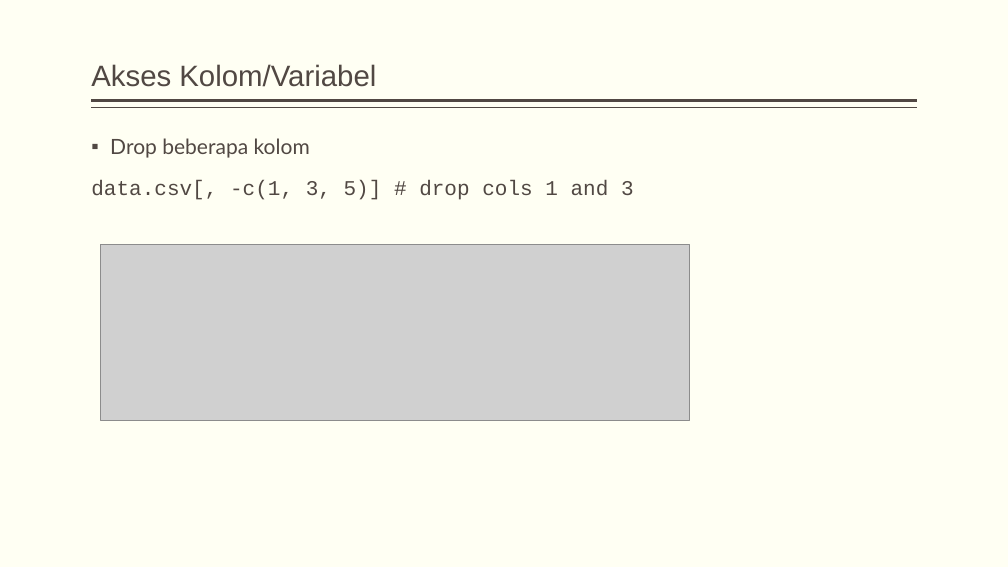
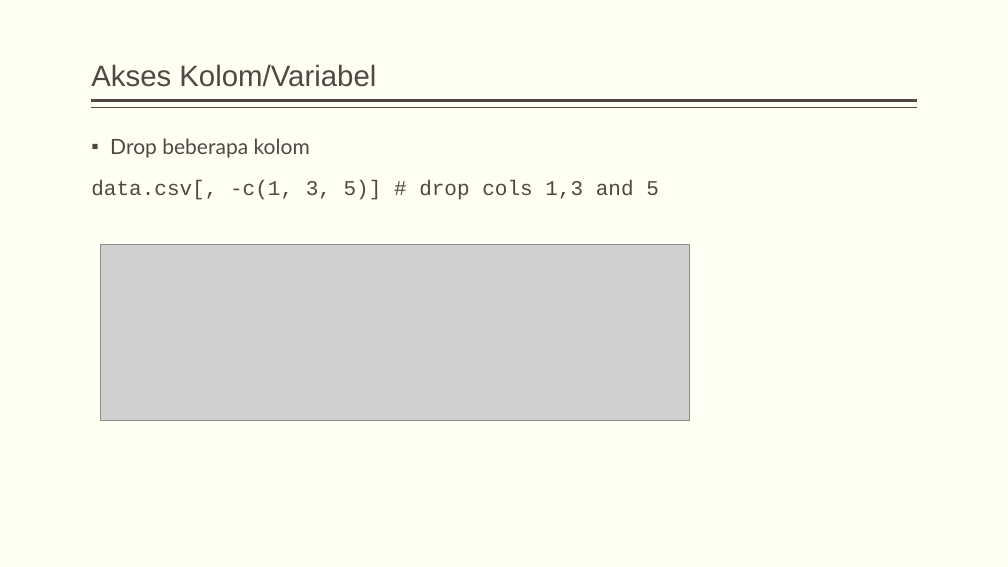
Before and after one commit to dewikiswani/ganesha--R, a slide deck: slide 62 of 201907 -- Pelatihan R ganesha - day1.pptx. Drawn at 1008x567 pixels with LibreOffice and Linux fonts; fonts in the diff are those of the drawing; grey boxes stand for pictures. Boxes give left, top, right and bottom in pixels: in the first picture for what was removed or moved away, otherwise in the second. Text is boxed around its words. In the diff, an @@ line names an element or a change of style, - is before the commit and + after.

```diff
--- a/201907 -- Pelatihan R ganesha - day1.pptx
+++ b/201907 -- Pelatihan R ganesha - day1.pptx
@@ text at (91, 180, 659, 200): text changed @@
-data.csv[, -c(1, 3, 5)] # drop cols 1 and 3
+data.csv[, -c(1, 3, 5)] # drop cols 1,3 and 5
```
Also in this commit, not shown: 10 other slides changed, 1 other file.
